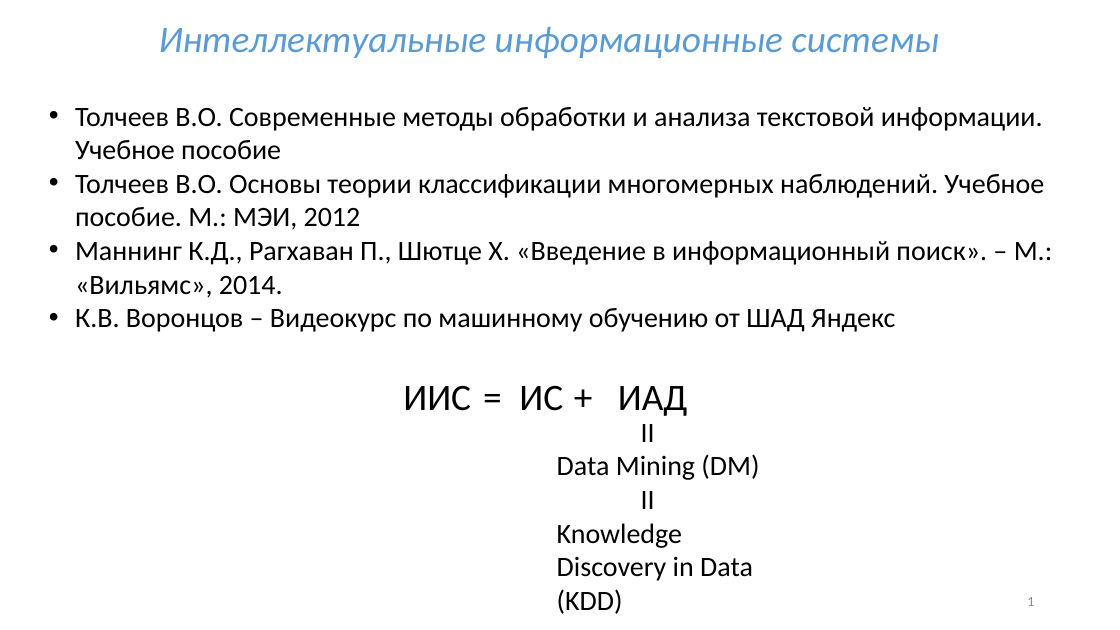
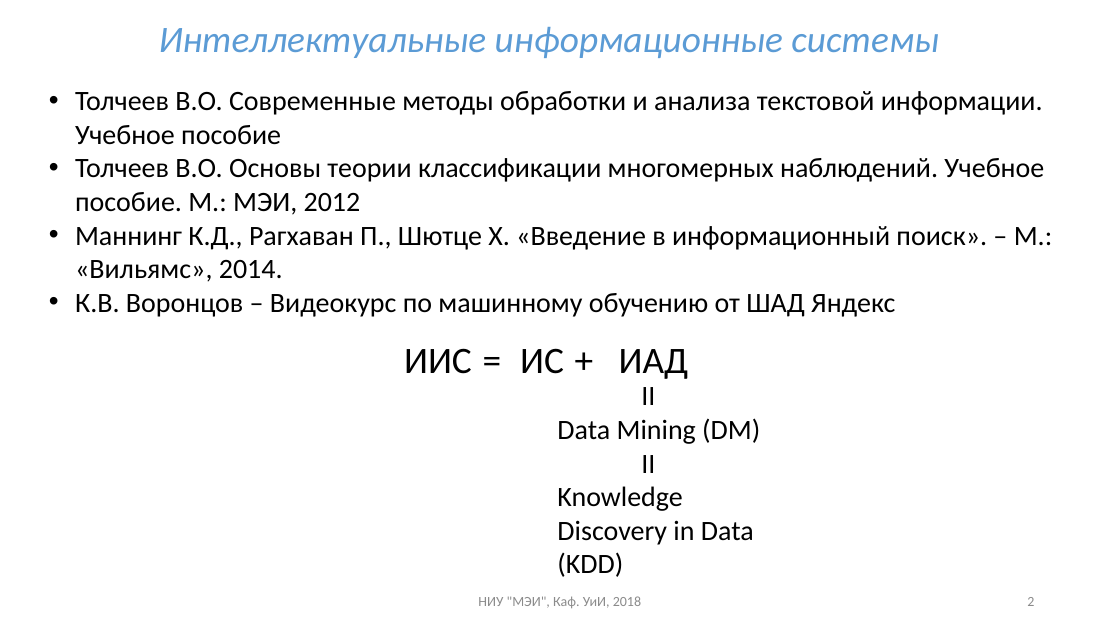
Before and after one commit to uii-mpei/uii-mpei.github.io, a slide deck: slide 2 of study/courses/iis/IIS_lec_1.pptx (slide 1 before the commit). Drawn at 1120x630 pixels with LibreOffice and Linux fonts; fonts in the diff are those of the drawing. Boxes give left, top, right and bottom in pixels: in the first picture for what was removed or moved away, otherwise in the second. Text is boxed around its words. In the diff, an @@ line names an element or a change of style, - is before the commit and + after.

```diff
--- a/study/courses/iis/IIS_lec_1.pptx
+++ b/study/courses/iis/IIS_lec_1.pptx
@@ text "Толчеев В.О. Современные методы обработки ...": place and size @@
-text "Толчеев В.О. Современные методы обработки ..." at (75, 107, 1052, 332)
+text "Толчеев В.О. Современные методы обработки ..." at (75, 91, 1052, 317)
@@ 4 texts: place and size @@
-4 texts at (403, 369, 688, 423)
+4 texts at (404, 333, 689, 386)
@@ text "II": place and size @@
-text "II" at (557, 424, 759, 614)
+text "II" at (557, 387, 760, 577)
@@ text added at (478, 596, 641, 608), 12 pt, text #8C8C8C @@
+НИУ "МЭИ", Каф. УиИ, 2018
@@ page number at (1027, 597, 1034, 606): text changed @@
-1
+2
```
Also in this commit, not shown: 14 other slides changed, 1 slide added, 5 other files.
